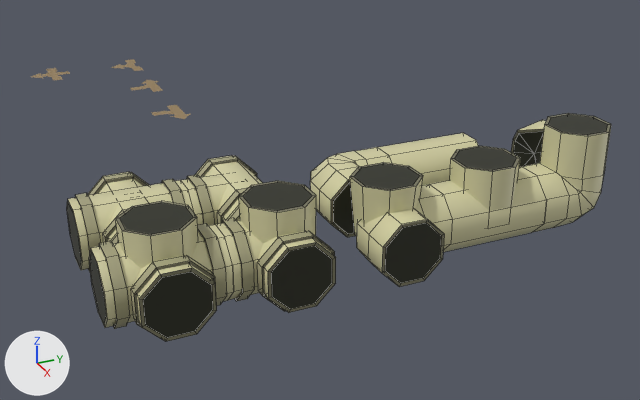
Two versions of the FBX model Assets/Art/Models/Structures/Pipes/DisposalPipes.fbx, one commit apart.
One viewpoint serves both versions: a 50 mm lens placed at (7.13, -3.38, 2.77), pointed at (-0.91, 0.24, -1.25). Lighting does not change. The marker at lower left points along +X, +Y and +Z. Mesh edges are drawn as thin lines on the coarser meshes. Where no turn or scale is listed for an object, it has been applied to the vertices.

Names of what the first picture shows: 'DisposalPipeBroken', 'DisposalPipeI', 'DisposalPipeIVertical', 'DisposalPipeL', 'DisposalPipeLVertical', 'DisposalPipeT', 'DisposalPipeTVertical', 'DisposalPipeVertical', 'DisposalPipeX', 'DisposalPipeXVertical'.
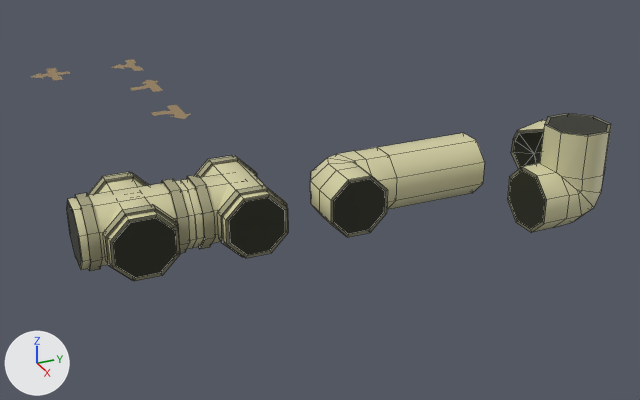
The newer file is also turned or shifted as a whole; pictures and numbers use the older file's frame.

Pixel boxes [x1, y1, x2, y2] of what changed, in the pictures (640 x 400 px):
'DisposalPipeXVertical', deleted
    before: [89, 201, 234, 341]
'DisposalPipeTVertical', deleted
    before: [215, 181, 336, 313]
'DisposalPipeLVertical', deleted
    before: [350, 162, 452, 287]
'DisposalPipeIVertical', deleted (beige)
    before: [430, 146, 547, 252]

The change, as a diff of the scene's bpy script:
```diff
--- a/Assets/Art/Models/Structures/Pipes/DisposalPipes.fbx.py
+++ b/Assets/Art/Models/Structures/Pipes/DisposalPipes.fbx.py
@@ ob_disposalpipeivertical @@
-ob_disposalpipeivertical = bpy.data.objects.new('DisposalPipeIVertical', me_disposalpipeivertical)
-ob_disposalpipeivertical.location = (1.001, 1.0, -0.005)
@@ ob_disposalpipetvertical @@
-ob_disposalpipetvertical = bpy.data.objects.new('DisposalPipeTVertical', me_disposalpipetvertical)
-ob_disposalpipetvertical.location = (1.0, -1.0, -0.005)
@@ ob_disposalpipexvertical @@
-ob_disposalpipexvertical = bpy.data.objects.new('DisposalPipeXVertical', me_disposalpipexvertical)
-ob_disposalpipexvertical.location = (1.0, -2.0, -0.005)
@@ ob_disposalpipelvertical @@
-ob_disposalpipelvertical = bpy.data.objects.new('DisposalPipeLVertical', me_disposalpipelvertical)
-ob_disposalpipelvertical.location = (1.001, 0.0, -0.001)
```
